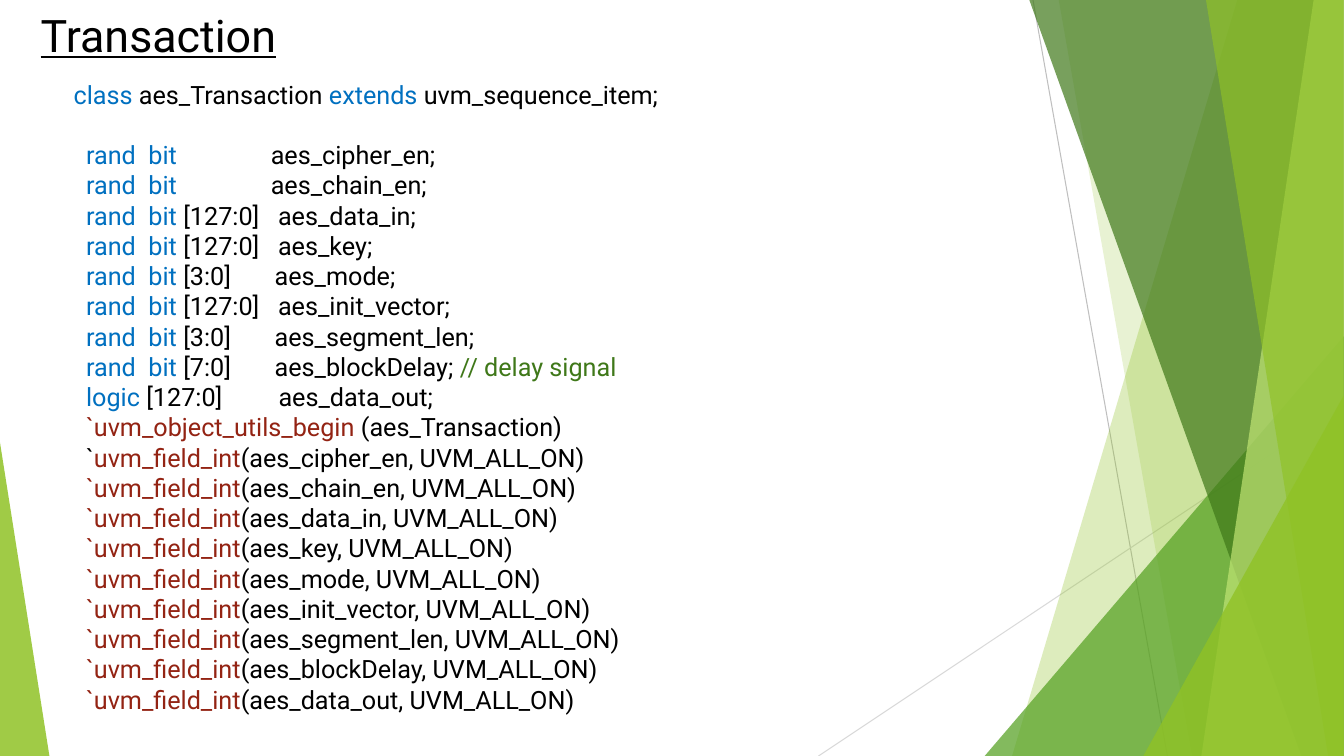
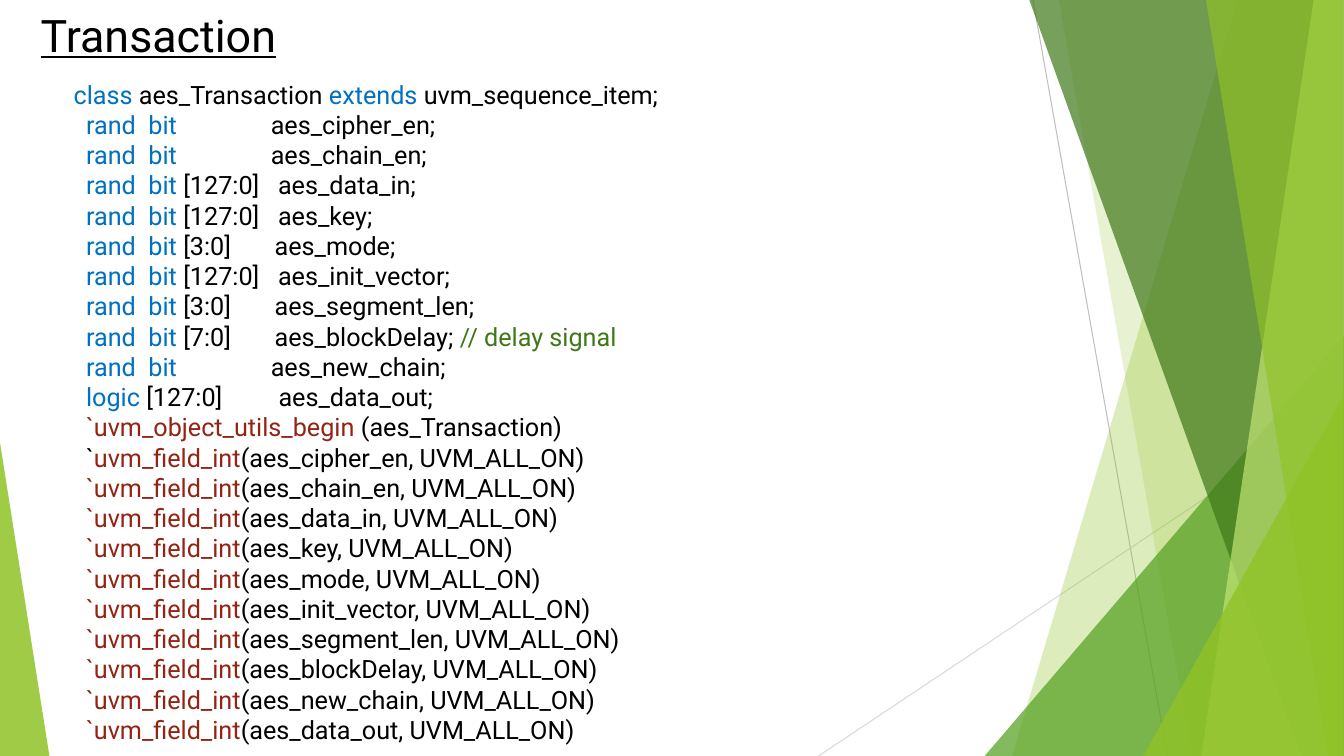
Before and after one commit to nguyenquanicd/Aes128_ECB_CBC_CFB_OFB_CTR, a slide deck: slide 3 of doc/Interface_Transaction_Report_UPDATED.pptx. Drawn at 1344x756 pixels with LibreOffice and Linux fonts; fonts in the diff are those of the drawing. Boxes give left, top, right and bottom in pixels: in the first picture for what was removed or moved away, otherwise in the second. Text is boxed around its words. In the diff, an @@ line names an element or a change of style, - is before the commit and + after.

```diff
--- a/doc/Interface_Transaction_Report_UPDATED.pptx
+++ b/doc/Interface_Transaction_Report_UPDATED.pptx
@@ text at (86,357,446,380): paragraph added @@
+rand bit aes_new_chain;
@@ text at (86,689,595,715): paragraph added @@
+`uvm_field_int(aes_new_chain, UVM_ALL_ON)
```
Also in this commit, not shown: 1 other slide changed.
